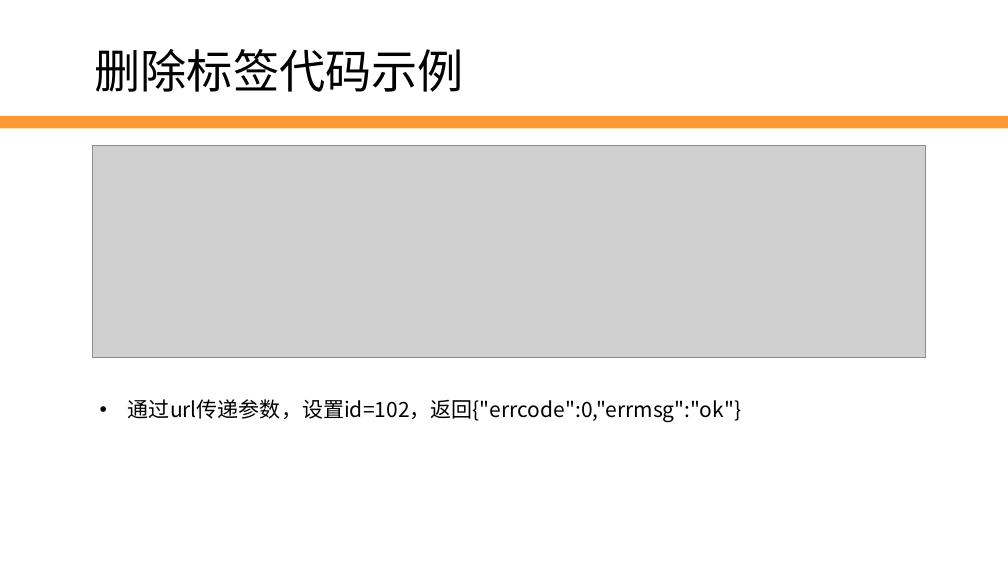
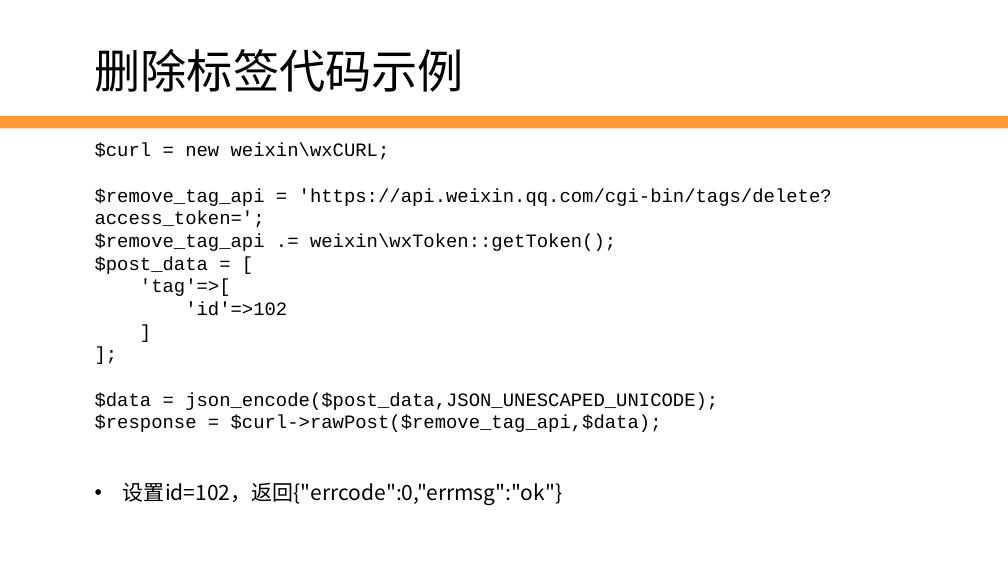
Before and after one commit to edu2act/2017-2018_1st_Wechat_Web_Programming, a slide deck: slide 23 of meterials/slides/ch08-user-manage.pptx. Drawn at 1008x567 pixels with LibreOffice and Linux fonts; fonts in the diff are those of the drawing; grey boxes stand for pictures; background and template pictures are left out. Boxes give left, top, right and bottom in pixels: in the first picture for what was removed or moved away, otherwise in the second. Text is boxed around its words. In the diff, an @@ line names an element or a change of style, - is before the commit and + after.

```diff
--- a/meterials/slides/ch08-user-manage.pptx
+++ b/meterials/slides/ch08-user-manage.pptx
@@ picture removed at box(92, 145, 926, 358) @@
@@ text added at box(95, 143, 832, 432), 18 pt, text #000000 @@
+$curl = new weixin\wxCURL;
+$remove_tag_api = 'https://api.weixin.qq.com/cgi-bin/tags/delete?access_token=';
+$remove_tag_api .= weixin\wxToken::getToken();
+$post_data = [
+'tag'=>[
+'id'=>102
+]
+];
+$data = json_encode($post_data,JSON_UNESCAPED_UNICODE);
+$response = $curl->rawPost($remove_tag_api,$data);
@@ text at box(123, 482, 562, 505): text changed @@
-• 通过url传递参数，设置id=102，返回{"errcode":0,"errmsg":"ok"}
+• 设置id=102，返回{"errcode":0,"errmsg":"ok"}
```
Also in this commit, not shown: 7 other slides changed, 23 other files.
